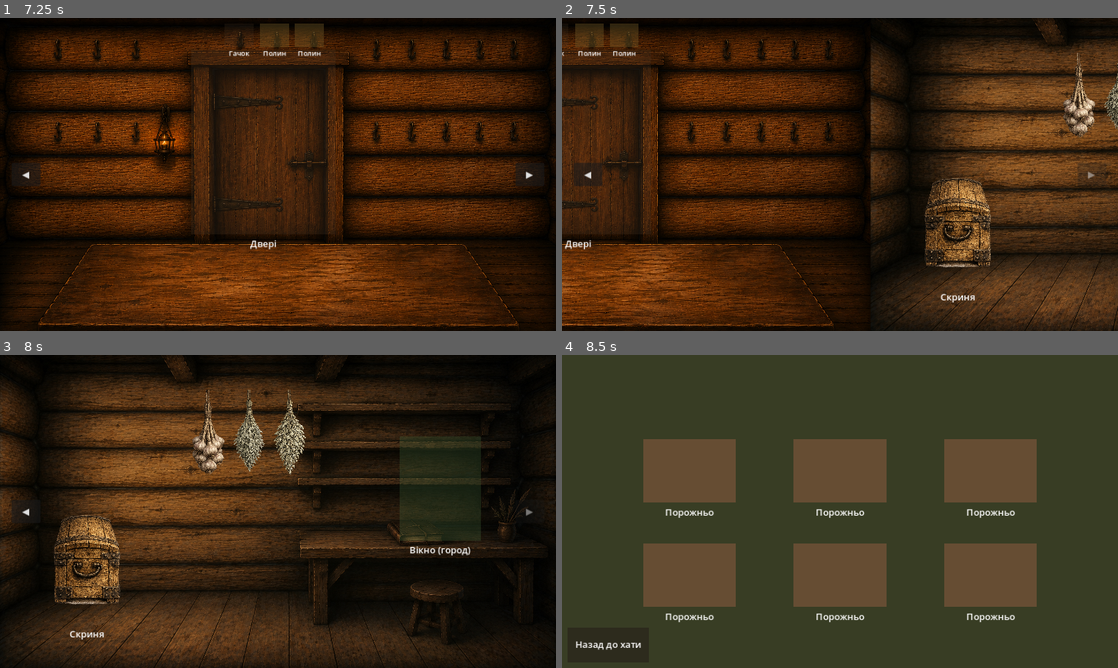
Above: before the commit, frames 1-4 (two rows, left to right).
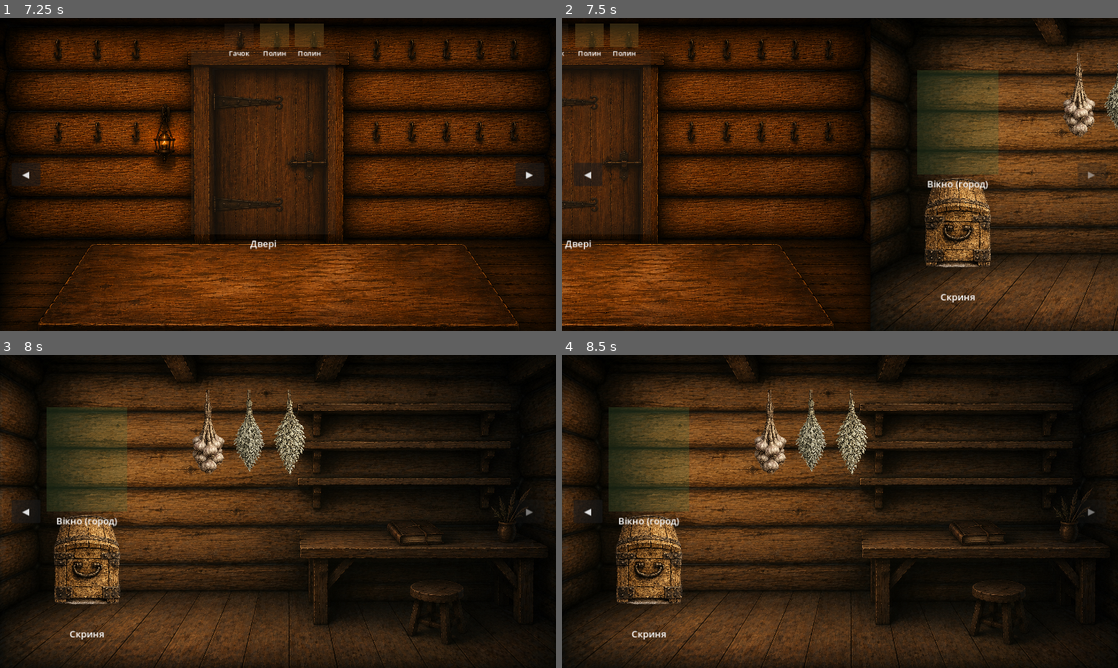
Above: after the commit, the same moments.

Repository: zav1K/molfar
Game: Godot game, scene res://scenes/Hut.tscn
Two runs of this game, one before a commit and one after it. Both use one fixed random seed, a clock stepped at 60 frames per second and the inputs below.
Inputs (mouse positions are in pixels of both pictures, inside the frame that each line leads up to):
- Up to frame 1 (7.25 s): click "◀" at 0.5 s; drag from (144, 196) to (333, 105) at 1.27 s; click "▶" at 2 s; drag from (261, 143) to (239, 36) at 2.77 s; move the mouse to (111, 127) at 3.52 s; hold Left (ui_left) 3.53-4.25 s; click "Запросити" at 4.25 s; drag from (239, 36) to (111, 127) at 5.02 s; tap Enter at 5.75 s; drag from (272, 36) to (261, 143) at 5.77 s; tap Space at 6.5 s; drag from (311, 36) to (261, 143) at 6.52 s
- Up to frame 2 (7.5 s): tap Enter at 7.25 s; move the mouse to (728, 190) at 7.27 s; hold Right (ui_right) from 7.28 s (still down); click (728, 190) at 7.42 s
- Up to frame 3 (8 s): keep holding Right (ui_right)
- Up to frame 4 (8.5 s): release Right (ui_right) at 8 s; tap Space at 8 s; drag from (967, 442) to (728, 527) at 8.02 s

Frame 1 is identical in both runs. In frame 2, 0.8% of the frame differs, in the area x 63-79%, y 16-55%; in frame 3, 3.6%; in frame 4, 85%, in the area x 0-100%, y 0-100%.

Commit message:
Move garden-window placeholder off the painted shelves
Art budget's tapped for now, so chest/window stay as-is (chest already
had real art and was already correctly placed on empty wall; window
was the only one sitting where the new background actually painted
something — moved it to the same empty left-wall spot chest already
occupies, stacked above it, matching the composition brief for
whenever panel_right.png gets regenerated with both included.

Diff:
--- a/scenes/Hut.tscn
+++ b/scenes/Hut.tscn
@@ -226,7 +226,7 @@
 position = Vector2(150, 430)
 
 [node name="GardenWindowAnchor" type="Marker2D" parent="PanelRight/Anchors"]
-position = Vector2(760, 230)
+position = Vector2(150, 180)
 
 [node name="BeamBundle1" type="Marker2D" parent="PanelRight/Anchors"]
 position = Vector2(360, 60)
@@ -334,7 +334,7 @@
 text = "Скриня"
 
 [node name="GardenWindow" type="Area2D" parent="PanelRight/Zones"]
-position = Vector2(760, 230)
+position = Vector2(150, 180)
 script = ExtResource("2")
 zone_id = &"garden_window"
 zone_label = "Вікно (город)"
